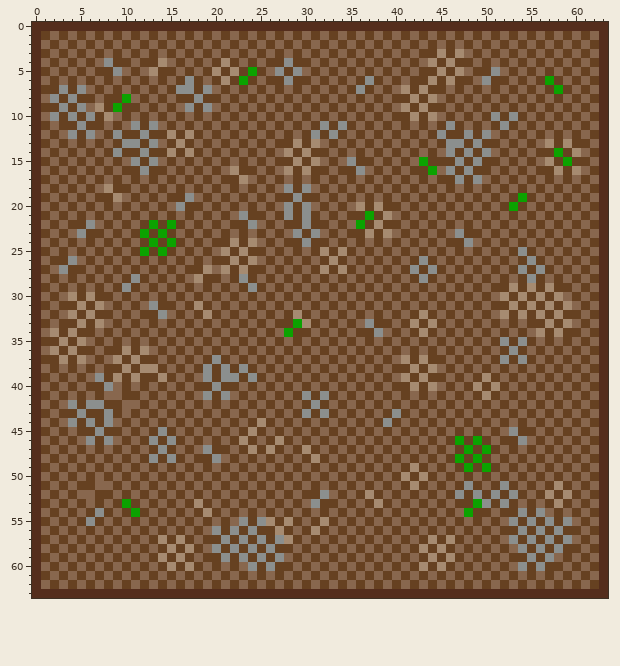
One commit to this pixel-art sprite: assets/textures/dirt.png. This is how it looked before the edit.
The file is 64x64 pixels.
After:
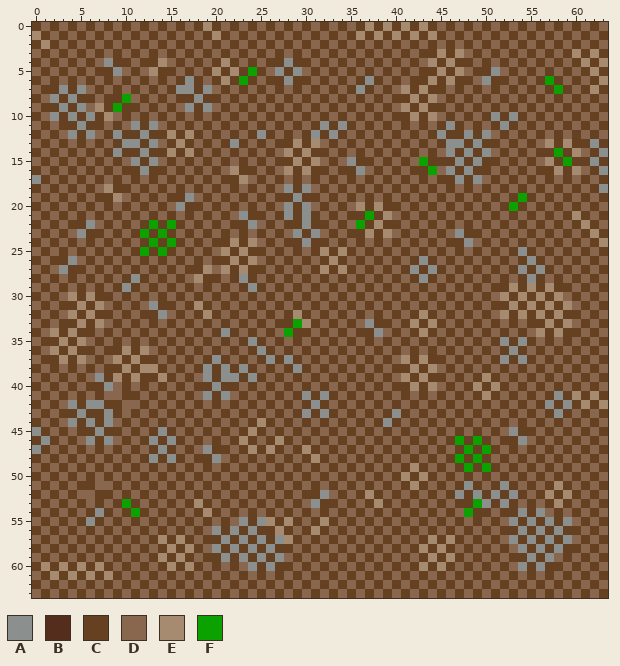
Palette (. is transparent): A #8b8f8e  B #542d1c  C #664121  D #88674e  E #a68b71  F #0ba200
The exact change:
Changed rows in their new state; - is an unchanged pixel.
first column x 0:
 0 CDCDCDCDCDCDCDCDCDCECDCDCDCDCDCDCDCDCECECECECDCDCDCDCDCDCDCDCDCD
 1 E-------------------E---------------E-E-E-E-E------------------C
 2 CE-------------------------------------------------------------D
 3 D-----------------------------------------------------------E-EC
 4 C------------------------------------------------------------E-E
 5 D-------------------------------------------------------------EC
 6 C--------------------------------------------------------------E
 7 D-------------------------------------------------------------EC
 8 C--------------------------------------------------------------D
 9 D--------------------------------------------------------------C
10 C--------------------------------------------------------------D
11 D--------------------------------------------------------------C
12 C------------------------A-------------------------------------D
13 D---------------------A---------------------------------------AC
14 C--------------------------------------------------------------A
15 D-------------------------------------------------------------AC
16 C--------------------------------------------------------------A
17 A--------------------------------------------------------------C
18 C--------------------------------------------------------------A
19 D--------------------------------------------------------------C
20 C--------------------------------------------------------------D
21 D-----------------------------------------------------------E--C
22 C------------------------------------------------------------E-D
23 D-------------------------------------------------------------EC
24 C--------------------------------------------------------------E
25 D--------------------------------------------------------------C
26 C--------------------------------------------------------------D
27 D--------------------------------------------------------------C
28 C--------------------------------------------------------------D
29 D--------------------------------------------------------------C
30 C--------------------------------------------------------------D
31 D--------------------------------------------------------------C
32 C--------------------------------------------------------------D
33 D--------------------------------------------------------------C
34 C--------------------A-----------------------------------------D
35 D-----------------------A--------------------------------------C
36 C------------------------A-------------------------------------D
37 D-------------------------A-A----------------------------------C
38 C----------------------------A---------------------------------D
39 D--------------------------------------------------------------C
40 C--------------------------------------------------------------D
41 D---------------------------------------------------------A-E-EC
42 C--------------------------------------------------------A-A-E-E
43 D---------------------------------------------------------A----C
44 C--------------------------------------------------------------D
45 A--------------------------------------------------------------C
46 CA-------------------------------------------------------------D
47 A--------------------------------------------------------------C
48 C--------------------------------------------------------------D
49 D--------------------------------------------------------------C
50 C--------------------------------------------------------------D
51 D--------------------------------------------------------------C
52 C--------------------------------------------------------------D
53 D--------------------------------------------------------------C
54 C--------------------------------------------------------------D
55 D--------------------------------------------------------------C
56 C--------------------------------------------------------------D
57 D--------------------------------------------------------------C
58 C--------------------------------------------------------------D
59 D--------------------------------------------------------------C
60 CE-E-E-E-------------------------------------------------------D
61 D-E-E-E-E------------------------------------------------------C
62 C--------------------------------------------------------------D
63 DCDCDCDCDCDCDCDCDCDCDCDCDCDCDCDCDCDCDCDCDCDCDCDCDCDCDCDCDCDCDCDC
Where, in picture pixels (left, top, right, bottom), the same in both pictures:
changed: (32, 22, 608, 598)
